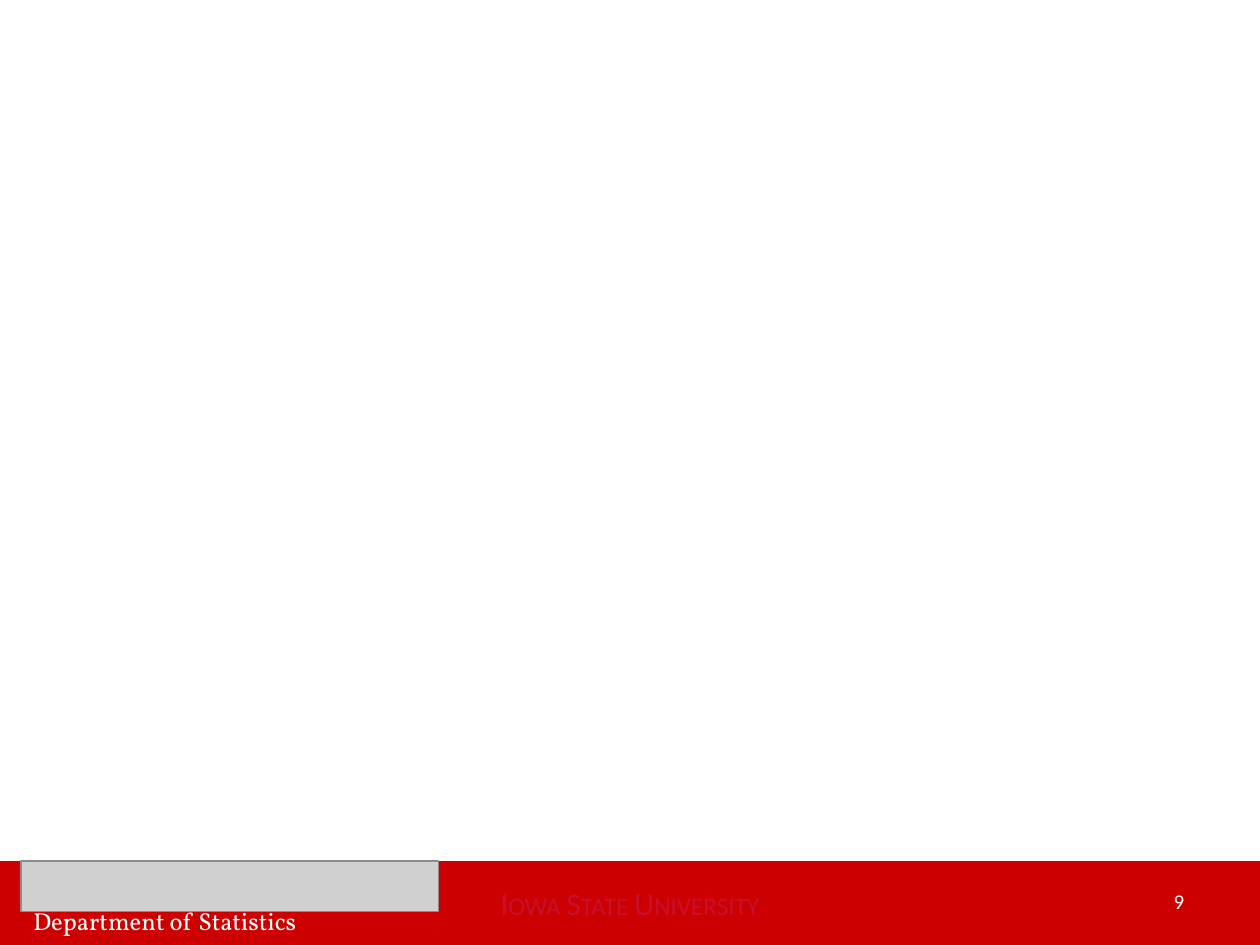
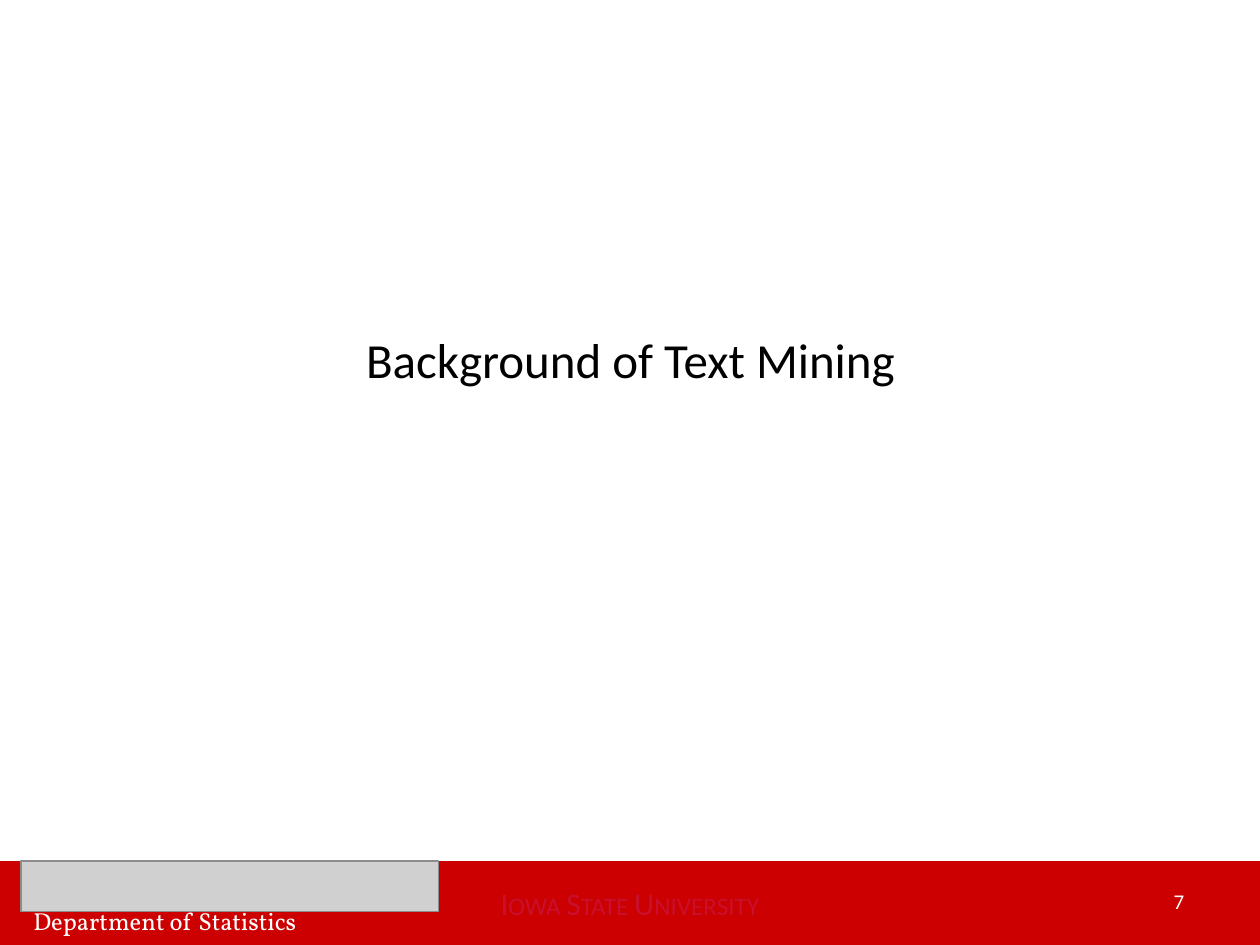
Before and after one commit to huwei95/Yelp_Text_Mining, a slide deck: slide 7 of Wei Hu Master of Statistics Final Oral Exam Apr 12.pptx (slide 9 before the commit). Drawn at 1260x945 pixels with LibreOffice and Linux fonts; fonts in the diff are those of the drawing; grey boxes stand for pictures. Boxes give left, top, right and bottom in pixels: in the first picture for what was removed or moved away, otherwise in the second. Text is boxed around its words. In the diff, an @@ line names an element or a change of style, - is before the commit and + after.

```diff
--- a/Wei Hu Master of Statistics Final Oral Exam Apr 12.pptx
+++ b/Wei Hu Master of Statistics Final Oral Exam Apr 12.pptx
@@ title added at [366,344,895,387], 28 pt, text #000000 @@
+Background of Text Mining
@@ page number at [1174,895,1185,909]: text changed @@
-9
+7
```
Also in this commit, not shown: 5 other slides changed, 22 slides added.
